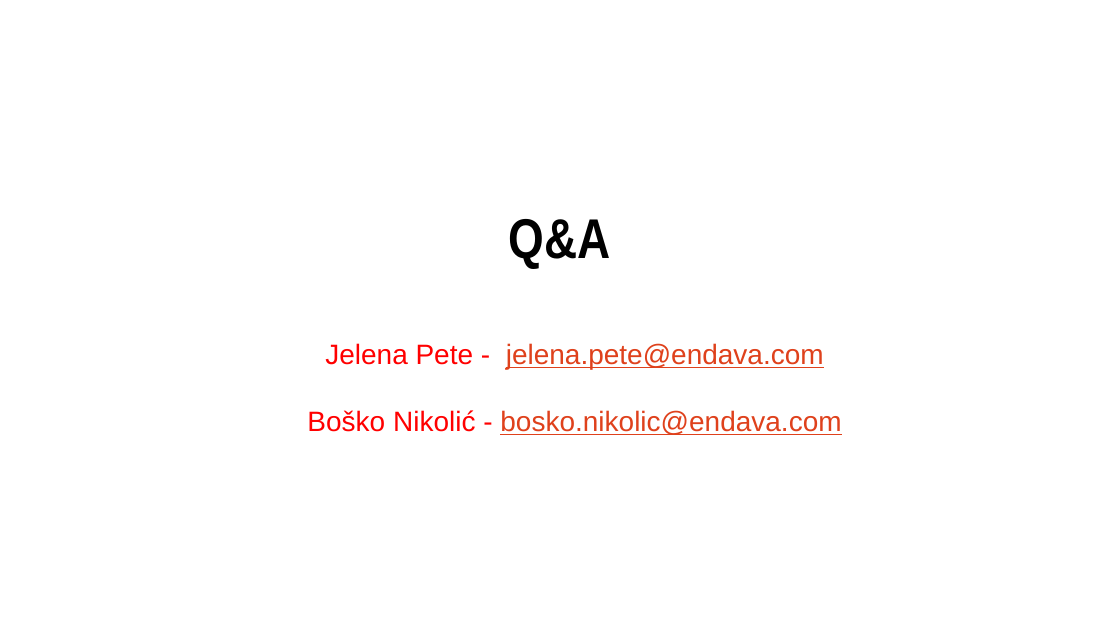
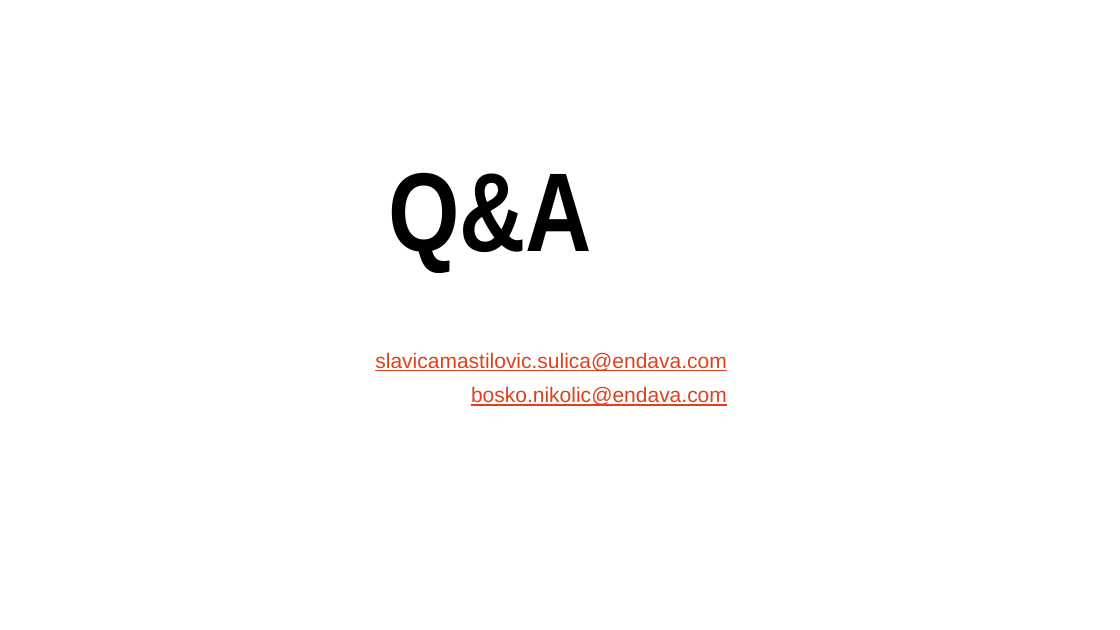
Before and after one commit to endava-training-materials/domaci_zadatak, a slide deck: slide 21 of prezentacije/TA i Selenium osnove - class 2.pptx. Drawn at 1120x630 pixels with LibreOffice and Linux fonts; fonts in the diff are those of the drawing. Boxes give left, top, right and bottom in pixels: in the first picture for what was removed or moved away, otherwise in the second. Text is boxed around its words. In the diff, an @@ line names an element or a change of style, - is before the commit and + after.

```diff
--- a/prezentacije/TA i Selenium osnove - class 2.pptx
+++ b/prezentacije/TA i Selenium osnove - class 2.pptx
@@ title "Q&A": place and size @@
-title "Q&A" at <box>509,219,611,267</box>
+title "Q&A" at <box>388,172,592,272</box>
@@ title "Q&A" at <box>388,172,592,272</box>: size 48 to 96 pt @@
@@ text removed at <box>307,343,841,435</box> @@
-Jelena Pete - jelena.pete@endava.com
-Boško Nikolić - bosko.nikolic@endava.com
@@ text added at <box>375,352,727,406</box>, 18 pt, text #DF411C, underline @@
+slavicamastilovic.sulica@endava.com
+bosko.nikolic@endava.com
```
Also in this commit, not shown: 6 other slides changed, 14 other files.
